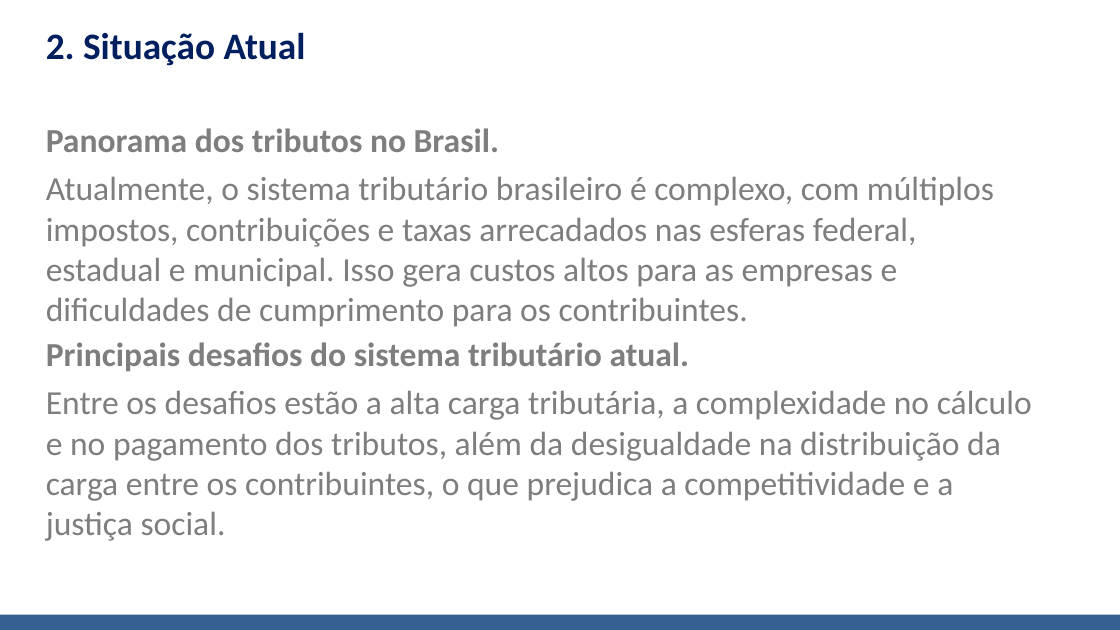
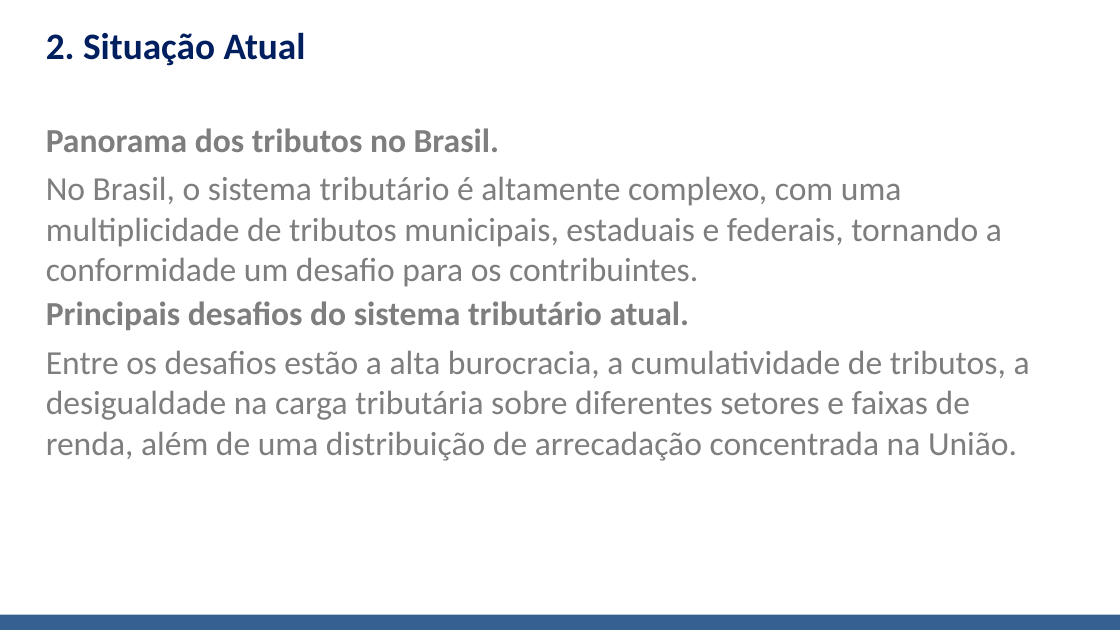
Before and after one commit to Arthur5252/apresentacao_ia, a slide deck: slide 3 of apresentacao.pptx. Drawn at 1120x630 pixels with LibreOffice and Linux fonts; fonts in the diff are those of the drawing; background and template pictures are left out. Boxes give left, top, right and bottom in pixels: in the first picture for what was removed or moved away, otherwise in the second. Text is boxed around its words. In the diff, an @@ line names an element or a change of style, - is before the commit and + after.

```diff
--- a/apresentacao.pptx
+++ b/apresentacao.pptx
@@ text at [46, 176, 1002, 287]: text changed @@
-Atualmente, o sistema tributário brasileiro é complexo, com múltiplos impostos, contribuições e taxas arrecadados nas esferas federal, estadual e municipal. Isso gera custos altos para as empresas e dificuldades de cumprimento para os contribuintes.
+No Brasil, o sistema tributário é altamente complexo, com uma multiplicidade de tributos municipais, estaduais e federais, tornando a conformidade um desafio para os contribuintes.
@@ text at [46, 350, 1030, 461]: text changed @@
-Entre os desafios estão a alta carga tributária, a complexidade no cálculo e no pagamento dos tributos, além da desigualdade na distribuição da carga entre os contribuintes, o que prejudica a competitividade e a justiça social.
+Entre os desafios estão a alta burocracia, a cumulatividade de tributos, a desigualdade na carga tributária sobre diferentes setores e faixas de renda, além de uma distribuição de arrecadação concentrada na União.
```
Also in this commit, not shown: 9 other slides changed, 5 other files.
